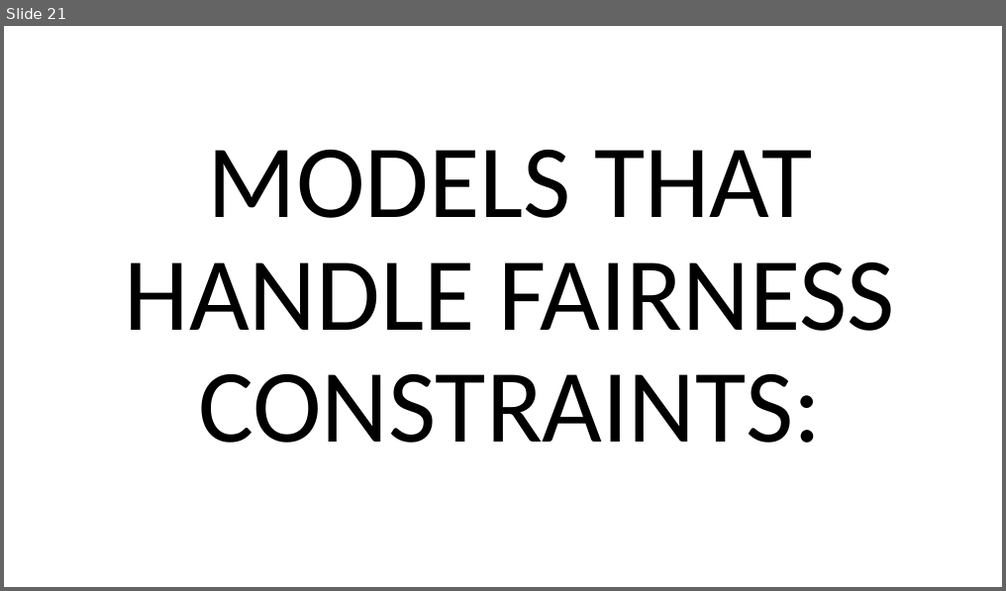
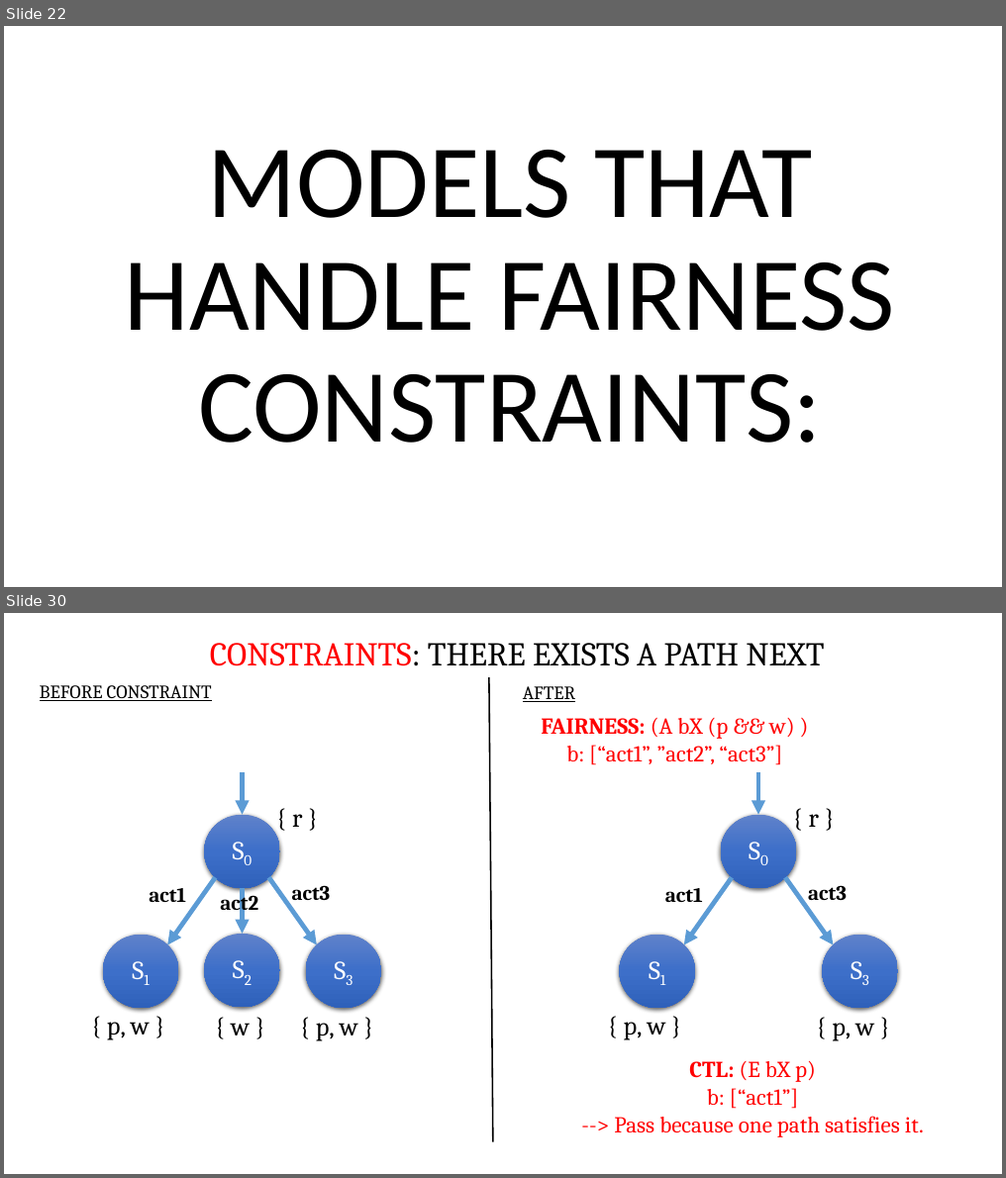
Before and after one commit to influxious/mc, a slide deck: Model_Diagrams.pptx. Shown one above the other, each under a label of ours: slide 21 before the commit, slides 22 and 30 after it; the slides between them are not shown. The pictures are 1006x591 and 1006x1178 pixels, drawn with LibreOffice and Linux fonts; fonts in the diff are those of the drawing. Boxes give left, top, right and bottom in pixels: in the first picture for what was removed or moved away, otherwise in the second. Text is boxed around its words. In the diff, an @@ line names an element or a change of style, - is before the commit and + after.

Commit message:
All Model Constraint Diagrams & Fixed Formula for Mutual Exclusion

```diff
--- a/Model_Diagrams.pptx
+++ b/Model_Diagrams.pptx
@@ slide 30 added at [4,613,1002,1174], background #FFFFFF @@
@@ text added at [210,643,824,666], 32 pt, text #000000 @@
+CONSTRAINTS: THERE EXISTS A PATH NEXT
@@ text added at [40,685,212,701], 18 pt, text #000000, underline @@
+BEFORE CONSTRAINT
@@ line added from (489, 677) to (493, 1143), #000000 1.5 pt @@
@@ text added at [523,686,575,702], 18 pt, text #000000, underline @@
+AFTER
@@ text added at [541,718,794,765], 22 pt, text #FF0000 @@
+FAIRNESS: (A bX (p && w) )
+b: [“act1”, ”act2”, “act3”]
@@ arrow added from (242, 772) to (242, 814), #5B9BD5 4.5 pt @@
@@ arrow added from (758, 772) to (758, 814), #5B9BD5 4.5 pt @@
@@ ellipse added at [204,814,279,888], fill gradient #6183CB to #3E70CA to #3062BB, 25 pt, text #FFFFFF @@
+S0
@@ text added at [292,814,302,827], 25 pt, text #000000 @@
+{ r }
@@ ellipse added at [721,814,796,888], fill gradient #6183CB to #3E70CA to #3062BB, 25 pt, text #FFFFFF @@
+S0
@@ text added at [809,814,819,827], 25 pt, text #000000 @@
+{ r }
@@ arrow added from (215, 878) to (168, 946), #5B9BD5 4.5 pt @@
@@ arrow added from (269, 878) to (317, 946), #5B9BD5 4.5 pt @@
@@ arrow added from (732, 878) to (684, 946), #5B9BD5 4.5 pt @@
@@ arrow added from (785, 878) to (834, 946), #5B9BD5 4.5 pt @@
@@ text added at [149,888,186,902], 20 pt, text #000000, bold @@
+act1
@@ text added at [220,891,258,916], 20 pt, text #000000, bold @@
+act2
@@ arrow added from (242, 888) to (242, 934), #5B9BD5 4.5 pt @@
@@ text added at [292,885,331,900], 20 pt, text #000000, bold @@
+act3
@@ text added at [665,888,703,902], 20 pt, text #000000, bold @@
+act1
@@ text added at [808,885,846,900], 20 pt, text #000000, bold @@
+act3
@@ ellipse added at [103,934,178,1008], fill gradient #6183CB to #3E70CA to #3062BB, 25 pt, text #FFFFFF @@
+S1
@@ ellipse added at [204,934,279,1008], fill gradient #6183CB to #3E70CA to #3062BB, 25 pt, text #FFFFFF @@
+S2
@@ ellipse added at [306,934,381,1008], fill gradient #6183CB to #3E70CA to #3062BB, 25 pt, text #FFFFFF @@
+S3
@@ ellipse added at [620,934,695,1008], fill gradient #6183CB to #3E70CA to #3062BB, 25 pt, text #FFFFFF @@
+S1
@@ ellipse added at [823,934,898,1008], fill gradient #6183CB to #3E70CA to #3062BB, 25 pt, text #FFFFFF @@
+S3
@@ text added at [107,1011,150,1041], 25 pt, text #000000 @@
+{ p, w }
@@ text added at [231,1023,250,1036], 25 pt, text #000000 @@
+{ w }
@@ text added at [316,1023,358,1042], 25 pt, text #000000 @@
+{ p, w }
@@ text added at [624,1011,666,1041], 25 pt, text #000000 @@
+{ p, w }
@@ text added at [832,1023,874,1042], 25 pt, text #000000 @@
+{ p, w }
@@ text added at [614,1061,924,1138], 22 pt, text #FF0000 @@
+CTL: (E bX p)
+b: [“act1”]
+--> Pass because one path satisfies it.
@@ what was slide 21 is now slide 22 @@
```
Also in this commit, not shown: 3 slides changed, 8 other slides added, 3 other files.
